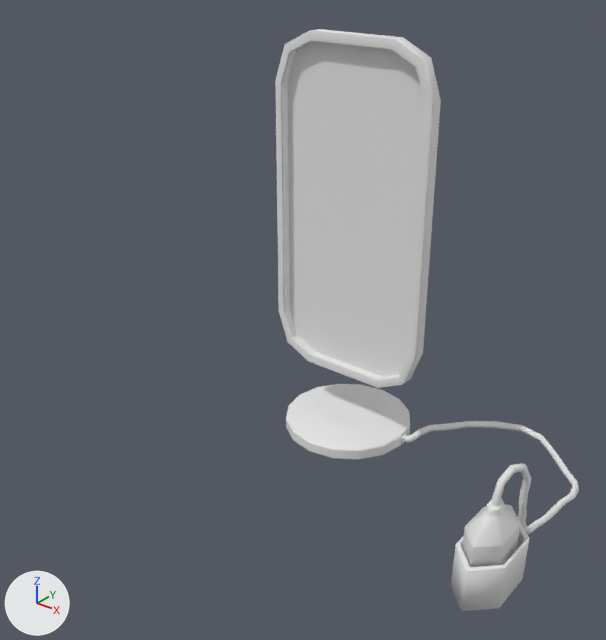
The Blender file assets/PROP/Colector.blend: old version first, new version second.
Camera for both pictures: a 50 mm lens placed at (1.98, -2.82, 2.17), pointed at (-0.05, -0.29, 0.6). Arrows for +X, +Y and +Z are at lower left; the lights stay in place.

The older version as bpy lines, for what is in view:
```python
me_cube_001 = bpy.data.meshes.new('Cube.001')
me_cube_001.from_pydata(...)  # 108 vertices, 86 faces; spans x -0.38..0.38, y -0.36..0.52, z -0.75..0.75
me_cube_001.polygons.foreach_set('use_smooth', [True] * 86)
me_cube_001.materials.append(mat_material_001)  # its picture is missing
me_cylinder = bpy.data.meshes.new('Cylinder')
me_cylinder.from_pydata(...)  # 112 vertices, 82 faces; spans x -0.3..0.3, y -0.3..0.3, z -0.05..0.025
me_cylinder.polygons.foreach_set('use_smooth', [True] * 82)
me_cylinder_001 = bpy.data.meshes.new('Cylinder.001')
me_cylinder_001.from_pydata(...)  # 422 vertices, 381 faces; spans x -1.091..0.397, y -0.366..0.864, z -0.071..0.43
me_cylinder_001.polygons.foreach_set('use_smooth', [True] * 381)
ob_cube_001 = bpy.data.objects.new('Cube.001', me_cube_001)
ob_cube_001.location = (0.0, -0.005, 1.0)
ob_cube_001.scale = (1.0, 0.15, 1.0)
ob_cylinder = bpy.data.objects.new('Cylinder', me_cylinder)
ob_cylinder.location = (0.0, 0.0, 0.0)
ob_cylinder_001 = bpy.data.objects.new('Cylinder.001', me_cylinder_001)
ob_cylinder_001.location = (0.893, -0.365, 0.0)
ob_cylinder_001.scale = (0.588, 1.0, 1.0)
```
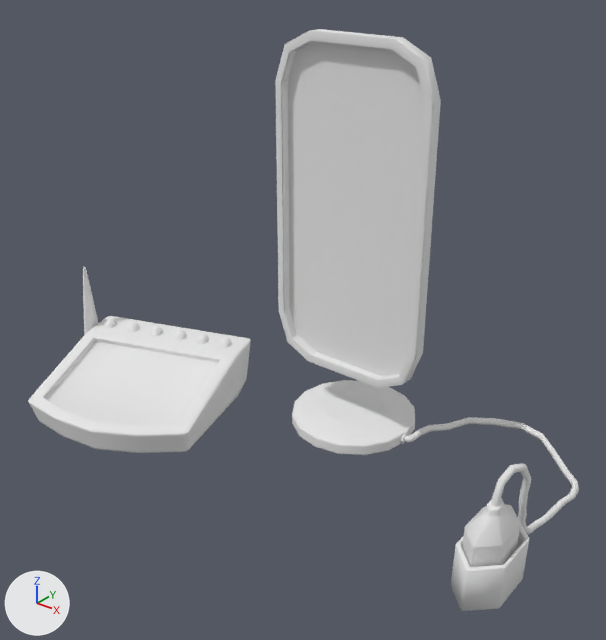
The change, as a list of edits to the scene's bpy script:
```text
Add mat_colector_wifi:
    mat_colector_wifi = diffuse_material('colector-wifi')
    mat_colector_wifi.base_color = (0.8, 0.8, 0.8)  # white #e7e7e7
Add me_cube:
    me_cube.from_pydata(...)  # 394 vertices, 384 faces; spans x -1.1..1.0, y -0.96..1.0, z -1.0..3.41
    me_cube.polygons.foreach_set('use_smooth', [True] * 384)
    me_cube.materials.append(mat_colector_wifi)  # its picture is missing
Change ob_cylinder:
    ob_cylinder.location: (0.0, 0.0, 0.0) -> (0.0, 0.046, 0.0)
Add ob_colector_wifi:
    ob_colector_wifi = bpy.data.objects.new('colector-wifi', me_cube)
    ob_colector_wifi.location = (-0.9, -0.525, 0.085)
    ob_colector_wifi.rotation_euler = (0.0, 0.0, 0.337)  # degrees (0, 0, 19)
    ob_colector_wifi.scale = (0.426, 0.45, 0.129)
```

Boxes [x1, y1, x2, y2] around the edits, measured in the pictures (606 x 640 px):
'colector-wifi', added
    after: [28, 267, 251, 453]
'Cylinder', moved
    before: [286, 384, 410, 460]
    after: [292, 380, 415, 455]
